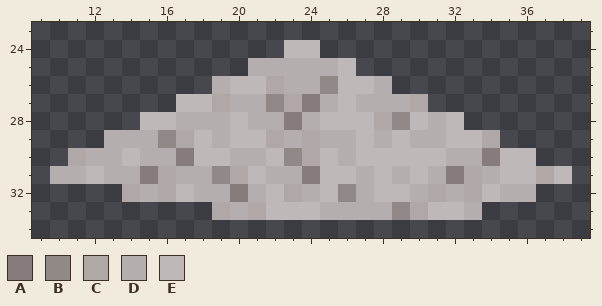
One commit to this pixel-art sprite: resources/pit/bottom.png. The first picture shows the starting point.
The file is 48x48 pixels. Colours within 5 levels of each other are drawn and written as one. Shown: x 9..39, y 23..34.
Palette (. is transparent): A #877c7c  B #918888  C #b0a7a7  D #b5aeae  E #bfb8b8
Pixels before, first column x 10:
24 .............EE..............
25 ...........DDDDDE............
26 .........DEECDDBEED..........
27 .......EECDDBCADEDDDC........
28 .....EEDDDEDDADEEECBEDE......
29 ...DDDBCEDEECDCDDEDEDDEEC....
30 .CDDEDDAEEDDEBCEDEEEEEDDAEE..
31 DDEDDACDDBCEDDAEEDEDEDACDEECE
32 ....CDCEDDADECDEBDEEDCDCEDD..
33 .........CDCEEEDDDDBCEED.....
The same view after the edit:
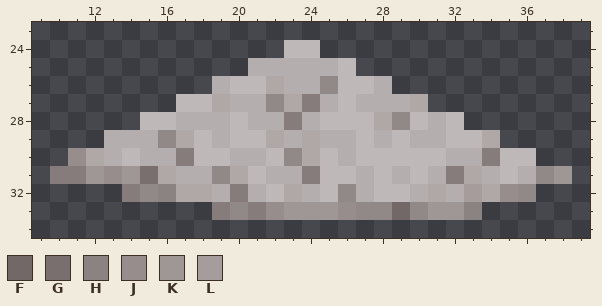
Colours new in this view: F #726868  G #7a6f6f  H #8b8282  J #988d8d  K #9f9696  L #a69c9c
Changes in this commit:
Changed rows in their new state; - is an unchanged pixel.
first column x 10:
30 -JC--------------------------
31 AAKJKG--------------------DBK
32 ----ABHCC--------------LCJB--
33 ---------ABAJKKKJBBFBKKH-----
